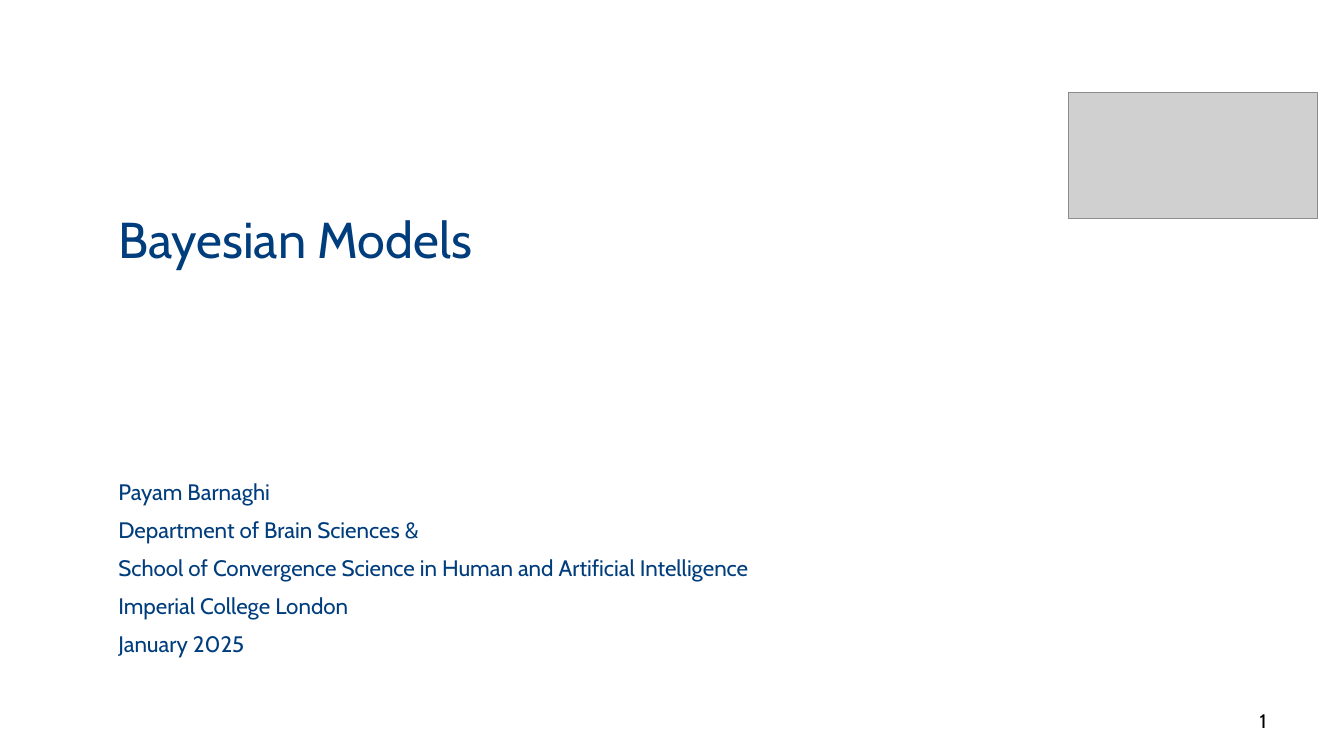
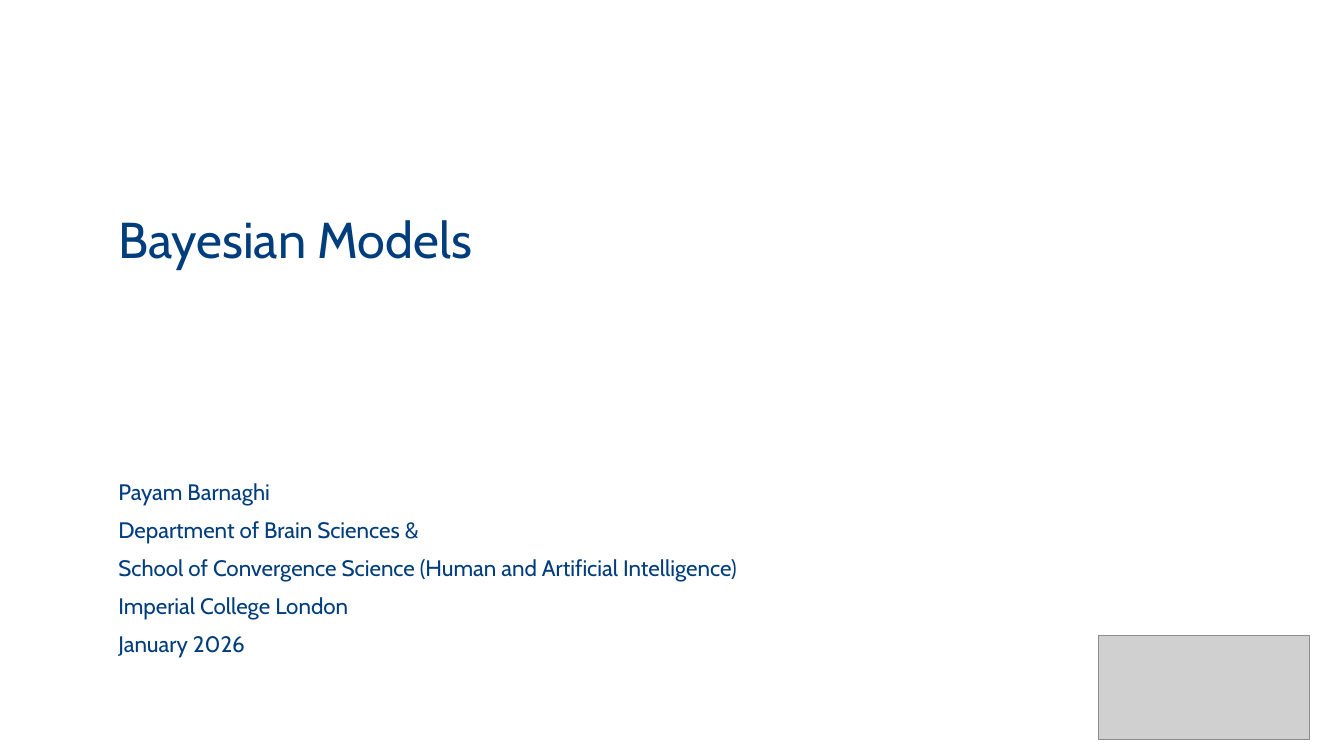
Before and after one commit to ML4NS/ml4ns.github.io, a slide deck: slide 1 of slides/04- Bayesian models/ML4NuerScience_BayesianModels.pptx. Drawn at 1344x756 pixels with LibreOffice and Linux fonts; fonts in the diff are those of the drawing; grey boxes stand for pictures; background and template pictures are left out. Boxes give left, top, right and bottom in pixels: in the first picture for what was removed or moved away, otherwise in the second. Text is boxed around its words. In the diff, an @@ line names an element or a change of style, - is before the commit and + after.

```diff
--- a/slides/04- Bayesian models/ML4NuerScience_BayesianModels.pptx
+++ b/slides/04- Bayesian models/ML4NuerScience_BayesianModels.pptx
@@ picture removed at [1069, 93, 1317, 219] @@
@@ text at [118, 559, 737, 582]: text changed @@
-School of Convergence Science in Human and Artificial Intelligence
+School of Convergence Science (Human and Artificial Intelligence)
@@ text at [118, 636, 245, 658]: text changed @@
-January 2025
+January 2026
@@ picture added at [1098, 636, 1310, 740] @@
@@ page number removed at [1260, 714, 1267, 728] @@
-1
```
Also in this commit, not shown: 26 other slides changed, 2 slides added, 1 other file.
